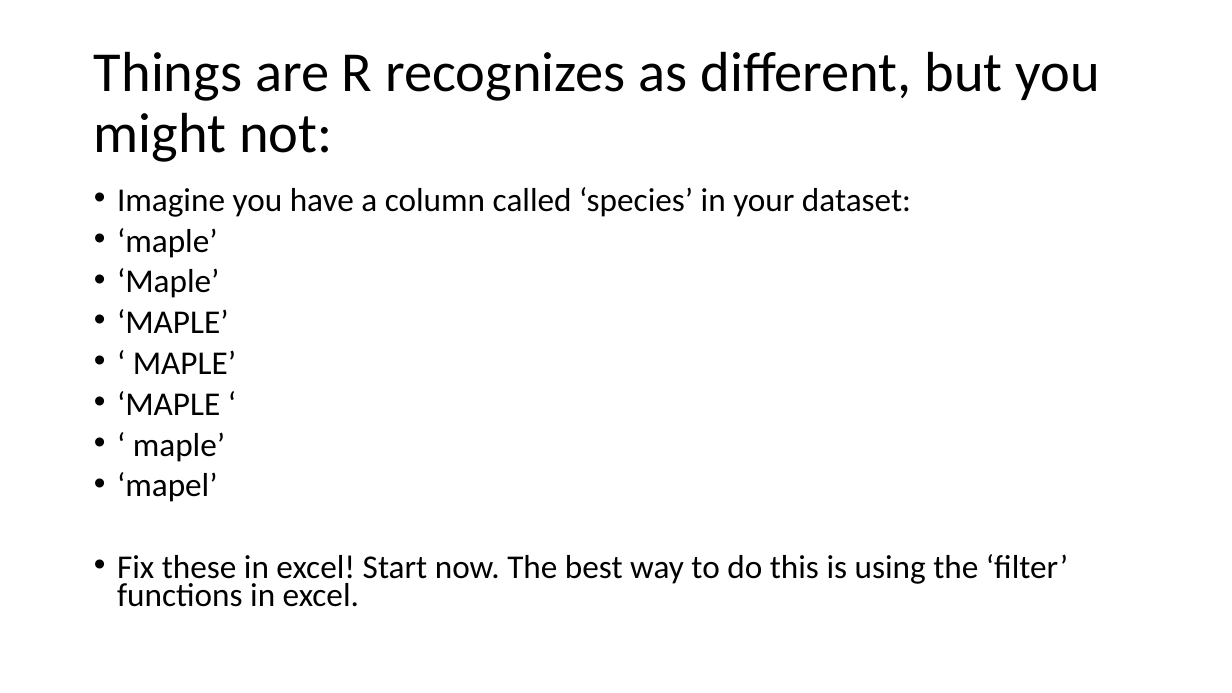
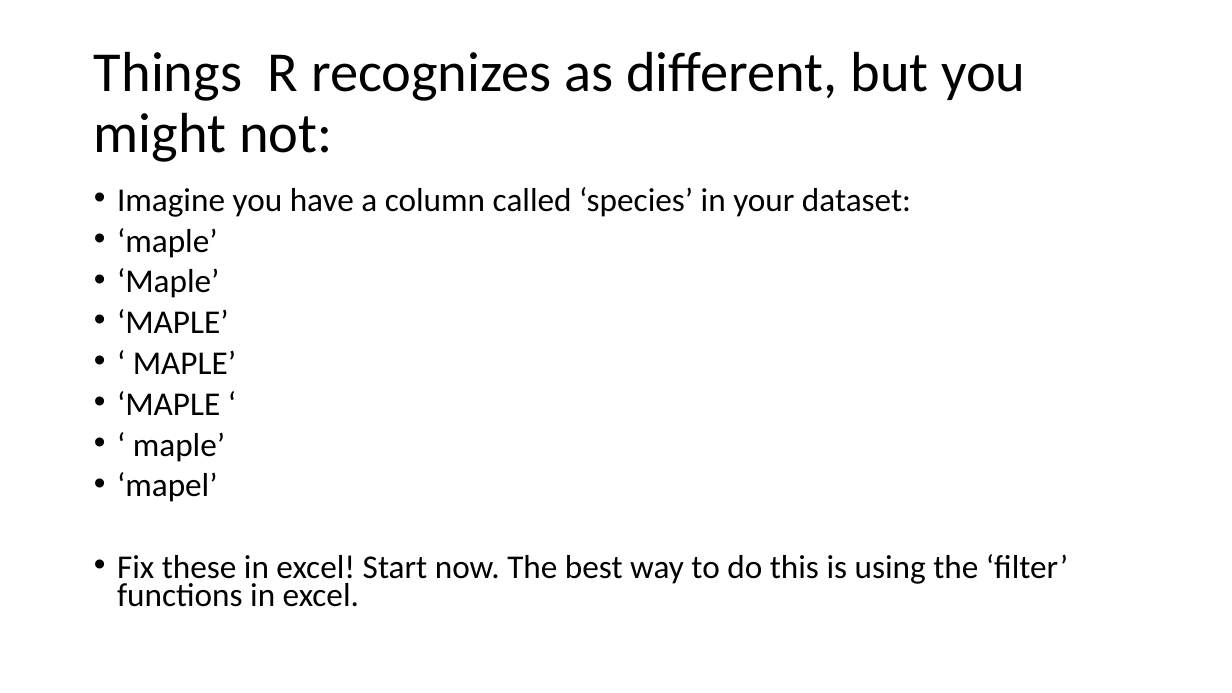
Before and after one commit to VTQuantMethodsEEB/klangwig, a slide deck: slide 46 of lectures/week_1_intro_to_R/le1_intro_to_R.pptx (slide 41 before the commit). Drawn at 1232x693 pixels with LibreOffice and Linux fonts; fonts in the diff are those of the drawing. Boxes give left, top, right and bottom in pixels: in the first picture for what was removed or moved away, otherwise in the second. Text is boxed around its words. In the diff, an @@ line names an element or a change of style, - is before the commit and + after.

```diff
--- a/lectures/week_1_intro_to_R/le1_intro_to_R.pptx
+++ b/lectures/week_1_intro_to_R/le1_intro_to_R.pptx
@@ title at (94,51,1025,162): text changed @@
-Things are R recognizes as different, but you might not:
+Things R recognizes as different, but you might not:
```
Also in this commit, not shown: 3 other slides changed, 5 slides added, 6 other files.
